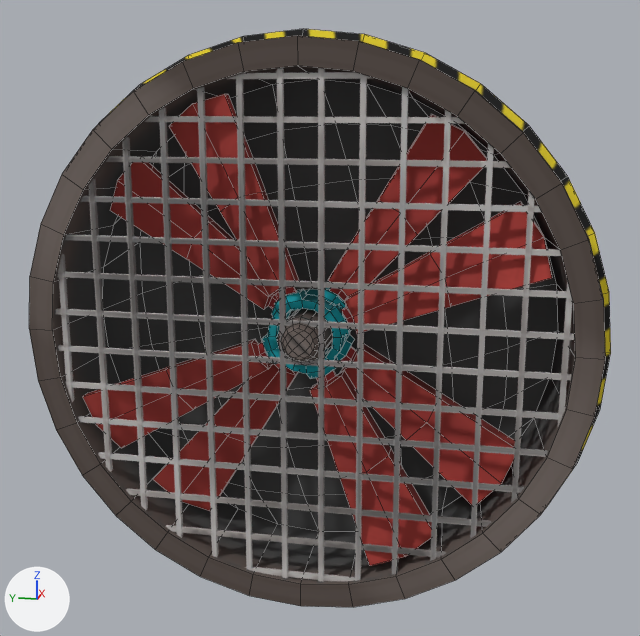
A saved change to the FBX model Assets/Art/Models/Components/Fan/FanMetal.fbx.
The view is the same before and after, from a camera (50 mm lens) standing at (-9.07, 7.53, 5.41) and looking at (0.04, 9.36, 3.13). The lights are fixed; the arrows at lower left show +X, +Y and +Z. Mesh edges are drawn as thin lines on the coarser meshes. Where no turn or scale is listed for an object, it has been applied to the vertices.

The older version as bpy lines, for what is in view:
```python
me_fanblades_low_003 = bpy.data.meshes.new('FanBlades_low.003')
me_fanblades_low_003.from_pydata(...)  # 208 vertices, 208 faces; spans x -0.08..0.37, y -2.26..2.26, z -2.27..2.27
me_fanblades_low_003.materials.append(mat_material)  # picture img_fansandothers_color_png
me_fanblades_low_004 = bpy.data.meshes.new('FanBlades_low.004')
me_fanblades_low_004.from_pydata(...)  # 208 vertices, 208 faces; spans x -0.39..0.06, y -2.46..2.46, z -2.47..2.47
me_fanblades_low_004.materials.append(mat_material)  # picture img_fansandothers_color_png
me_fangrid_low = bpy.data.meshes.new('FanGrid_low')
me_fangrid_low.from_pydata(...)  # 224 vertices, 84 faces; spans x -0.53..-0.47, y -5.75..0.0, z -2.86..2.95
me_fangrid_low.materials.append(mat_material)  # picture img_fansandothers_color_png
ob_fanblades_low = bpy.data.objects.new('FanBlades_low', me_fanblades_low_003)
ob_fanblades_low.location = (-0.08, 9.46, 3.0)
ob_fanblades_low_002 = bpy.data.objects.new('FanBlades_low.002', me_fanblades_low_004)
ob_fanblades_low_002.location = (-0.08, 9.46, 3.0)
ob_fangrid_low = bpy.data.objects.new('FanGrid_low', me_fangrid_low)
ob_fangrid_low.location = (0.04, 12.37, 2.99)
# also in view: 'FanStructure_low' at (-0.01, 9.46, 3.0)
```
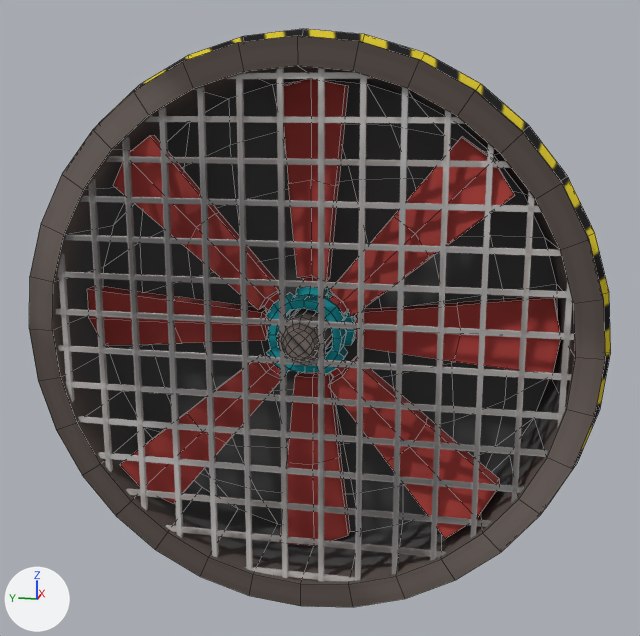
The newer file is also turned or shifted as a whole; pictures and numbers use the older file's frame.

Boxes (x1, y1, x2, y2) around the edits, measured in the pictures (640 x 636 px):
'FanBlades_low', mesh turned
    before: (110, 114, 515, 511)
    after: (113, 135, 514, 539)
'FanBlades_low.002', deleted (red)
    before: (83, 94, 552, 566)
'FanBlades2_low', added (red)
    after: (88, 79, 560, 546)

What changed in the scene script:
```text
Change me_fanblades_low_003:
    where me_fanblades_low_003.from_pydata(...)  # 208 vertices, 208 faces; spans x -0.08..0.37, y -2.26..2.26, z -2.27..2.27
    used by ob_fanblades_low; location = (-0.08, 9.46, 3.0)
    me_fanblades_low_003 part 1: the whole mesh is turned -81.7 degrees about the x axis through its middle, then moved by (-0.31, 0.0, 0.0)
Add me_fanblades2_low:
    me_fanblades2_low.from_pydata(...)  # 208 vertices, 208 faces; spans x -0.55..-0.1, y -2.63..2.63, z -2.63..2.63
    me_fanblades2_low.materials.append(mat_material)  # picture img_fansandothers_color_png
Remove ob_fanblades_low_002:
    ob_fanblades_low_002 = bpy.data.objects.new('FanBlades_low.002', me_fanblades_low_004)
    ob_fanblades_low_002.location = (-0.08, 9.46, 3.0)
Add ob_fanblades2_low:
    ob_fanblades2_low = bpy.data.objects.new('FanBlades2_low', me_fanblades2_low)
    ob_fanblades2_low.location = (0.54, 9.46, 3.0)
```
